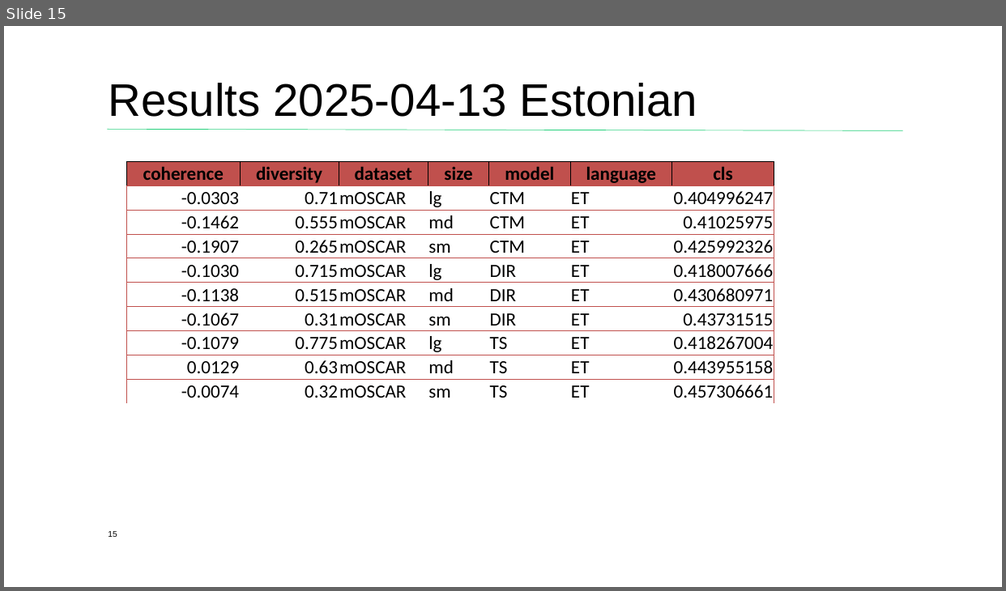
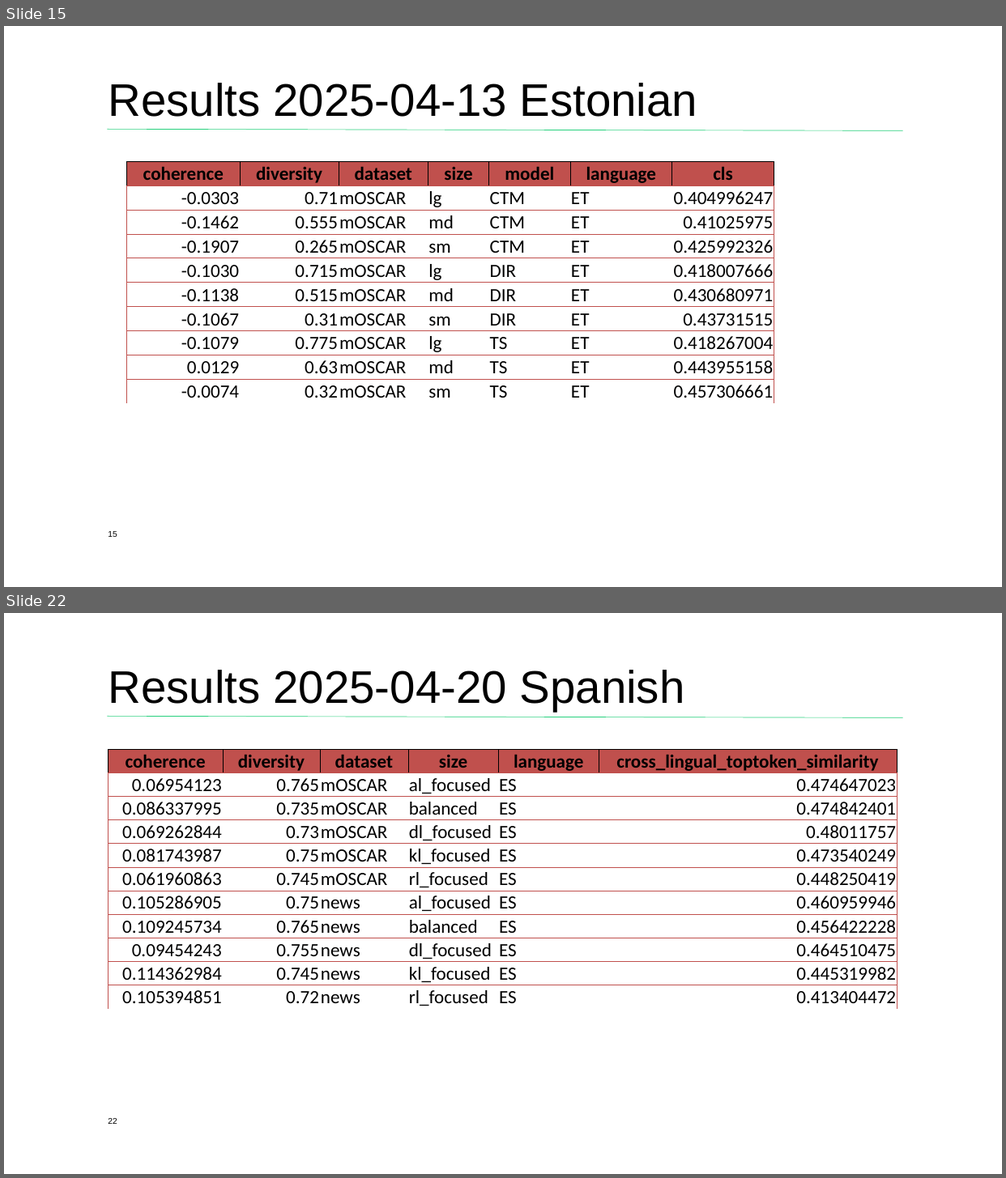
Before and after one commit to JuanCorp/thesis_project, a slide deck: Thesis_Progress_Presentation [Autosaved].pptx. Shown one above the other, each under a label of ours: slide 15 before the commit, slides 15 and 22 after it; the slides between them are not shown. The pictures are 1006x591 and 1006x1178 pixels, drawn with LibreOffice and Linux fonts; fonts in the diff are those of the drawing; background and template pictures are left out. Boxes give left, top, right and bottom in pixels: in the first picture for what was removed or moved away, otherwise in the second. Text is boxed around its words. In the diff, an @@ line names an element or a change of style, - is before the commit and + after.

Commit message:
Added results of loss experiments

```diff
--- a/Thesis_Progress_Presentation [Autosaved].pptx
+++ b/Thesis_Progress_Presentation [Autosaved].pptx
@@ slide 22 added at [4,613,1002,1174], background #FFFFFF; not listed: 1 template element that a slide beside it also shows @@
@@ title added at [108,670,685,712], 44 pt, text #000000 @@
+Results 2025-04-20 Spanish
@@ table added at [108,749,897,1009], 11 rows, 6 columns @@
+coherence | diversity | dataset | size | language | cross_lingual_toptoken_similarity
+0.06954123 | 0.765 | mOSCAR | al_focused | ES | 0.474647023
+0.086337995 | 0.735 | mOSCAR | balanced | ES | 0.474842401
+0.069262844 | 0.73 | mOSCAR | dl_focused | ES | 0.48011757
+0.081743987 | 0.75 | mOSCAR | kl_focused | ES | 0.473540249
+0.061960863 | 0.745 | mOSCAR | rl_focused | ES | 0.448250419
+0.105286905 | 0.75 | news | al_focused | ES | 0.460959946
+0.109245734 | 0.765 | news | balanced | ES | 0.456422228
+0.09454243 | 0.755 | news | dl_focused | ES | 0.464510475
+0.114362984 | 0.745 | news | kl_focused | ES | 0.445319982
+0.105394851 | 0.72 | news | rl_focused | ES | 0.413404472
@@ page number added at [108,1118,117,1124], 8 pt, text #000000 @@
+22
```
Also in this commit, not shown: 8 other slides added, 51 other files.
